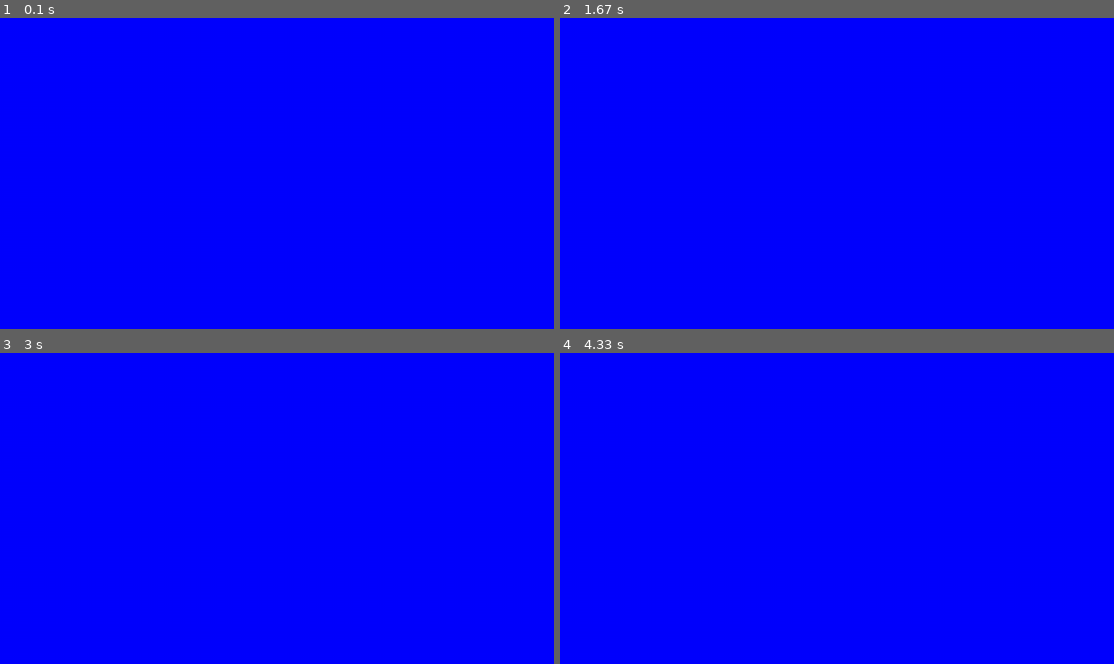
Above: before the commit, frames 1-4 (two rows, left to right).
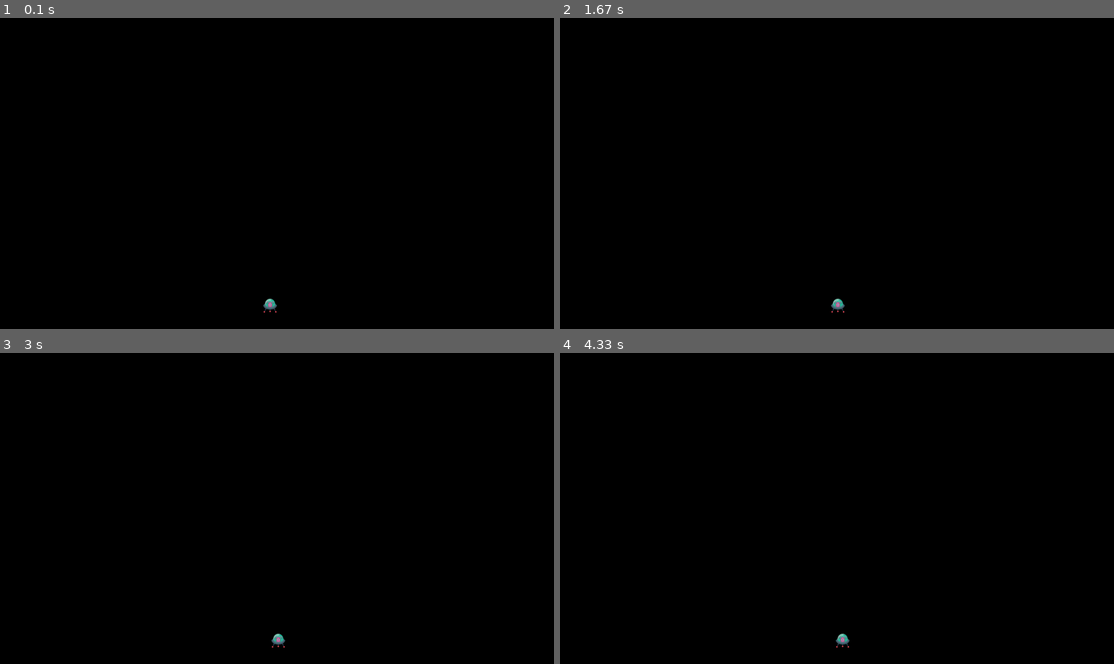
Above: after the commit, the same moments.

Repository: CobbCoding1/PygameTest
Game: pygame game, started from test.py
Same seed, same stepped clock (60 frames per second), same inputs: the game is played once before the commit and once after it.
Inputs:
- Up to frame 1 (0.1 s): no input
- Up to frame 2 (1.67 s): hold D 0.33-0.8 s; hold D 0.83-1.3 s; hold A from 1.33 s (still down)
- Up to frame 3 (3 s): release A at 1.87 s; hold A 1.9-2.3 s; hold D 2.33-2.97 s
- Up to frame 4 (4.33 s): hold A 3-3.47 s; hold D 3.5-3.97 s; hold D from 4 s (still down)

The runs differ from the first frame. In frame 1, 100% of the frame differs, in the area x 0-100%, y 0-100%; in frame 2, 100%; in frame 3, 100%; in frame 4, 100%.

Commit message:
Added a ship, with movement functionality (Following tutorial)

Diff:
--- a/test.py
+++ b/test.py
@@ -8,13 +8,39 @@
 icon = pygame.image.load('space-ship.png')
 pygame.display.set_icon(icon)
 
+playerImg = pygame.image.load('space-ship.png')
+playerX = 608
+playerY = 650
+playerX_change = 0
+
+def player(x, y):
+    screen.blit(playerImg, (x, y))
+
 running = True
 
 while running:
+    screen.fill((0, 0, 0))
+
     for event in pygame.event.get():
         if(event.type == pygame.QUIT):
             running = False
 
+        if(event.type == pygame.KEYDOWN):
+            if(event.key == pygame.K_a):
+                playerX_change = -0.5
+            elif(event.key == pygame.K_d):
+                playerX_change = 0.5
 
-    screen.fill((0, 0, 255))
+        if(event.type == pygame.KEYUP):
+            if(event.key == pygame.K_a or event.key == pygame.K_d):
+                playerX_change = 0
+
+    playerX += playerX_change
+
+    if(playerX <= 0):
+        playerX = 0
+    elif(playerX >= 1248):
+        playerX = 1248
+
+    player(playerX, playerY)
     pygame.display.update()
